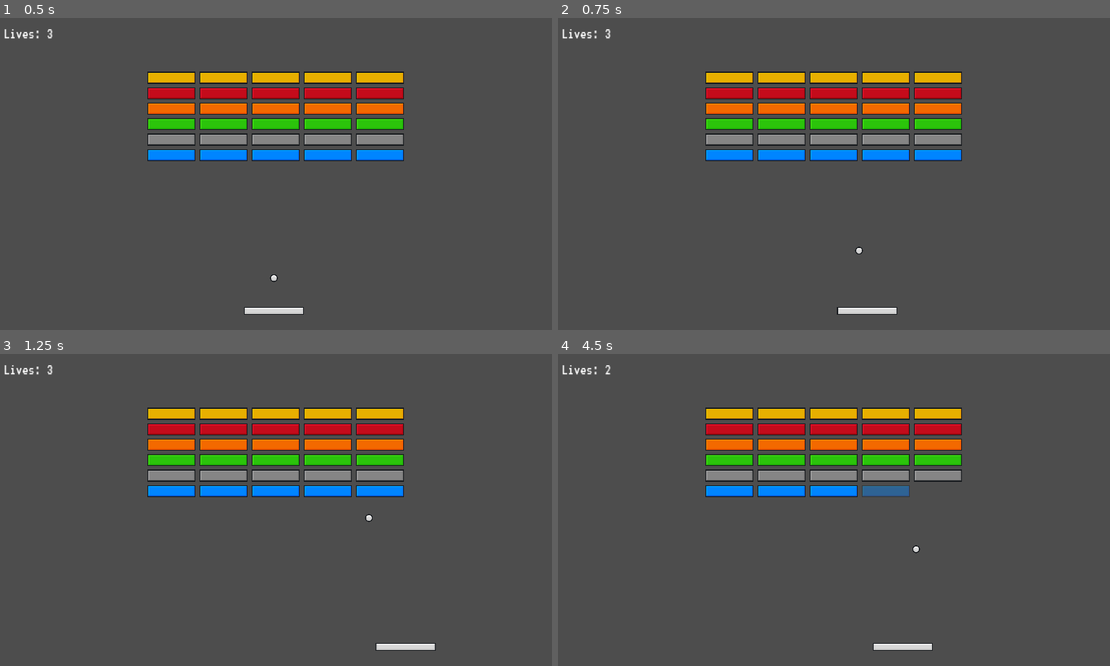
Above: before the commit, frames 1-4 (two rows, left to right).
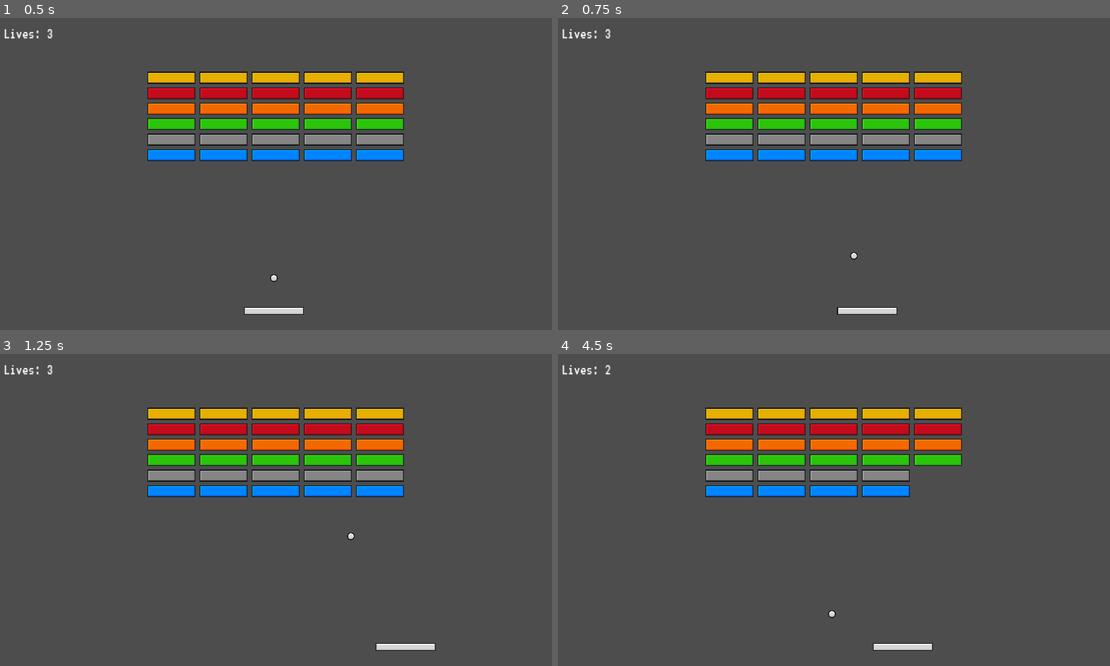
Above: after the commit, the same moments.

Repository: erenliving/brick-breaker-tutorial
Game: Godot game, scene res://scenes/main.tscn
Same seed, same stepped clock (60 frames per second), same inputs: the game is played once before the commit and once after it.
Inputs:
- Up to frame 1 (0.5 s): no input
- Up to frame 2 (0.75 s): tap Enter at 0.5 s; hold D (right) from 0.53 s (still down)
- Up to frame 3 (1.25 s): keep holding D (right)
- Up to frame 4 (4.5 s): release D (right) at 1.28 s; hold A (left) 1.28-2.03 s; hold D (right) 2.03-3.53 s; hold A (left) from 3.53 s (still down)

Frame 1 is identical in both runs. In frame 2, less than 0.1% of the frame differs, in the area x 52-56%, y 73-78%; in frame 3, less than 0.1%; in frame 4, 0.7%, in the area x 48-74%, y 36-85%.

Commit message:
Updating ball collision physics

Diff:
--- a/scripts/ball.gd
+++ b/scripts/ball.gd
@@ -9,8 +9,9 @@
 
 var speed_up_factor = 1.05
 var start_position: Vector2
+var last_collider_id
 
-@export var ball_speed = 20
+@export var ball_speed = 18
 @export var lives = 3
 @export var death_zone: DeathZone
 @export var ui: UI
@@ -20,6 +21,7 @@
 func _ready():
 	start_position = position
 	death_zone.life_lost.connect(on_life_lost)
+
 
 func _physics_process(delta):
 	var collision = move_and_collide(velocity * ball_speed * delta)
@@ -32,6 +34,34 @@
 	if collider is Brick:
 		collider.decrease_level()
 
+	if (collider is Brick or collider is Paddle):
+		ball_collision(collider)
+
+
+func ball_collision(collider):
+	var ball_width = collision_shape_2d.shape.get_rect().size.x
+	var ball_center_x = position.x
+	var collider_width = collider.get_width()
+	var collider_center_x = collider.position.x
+
+	var velocity_xy = velocity.length()
+
+	var collision_x = (ball_center_x - collider_center_x) / (collider_width / 2)
+
+	var new_velocity = Vector2.ZERO
+	new_velocity.x = velocity_xy * collision_x
+
+	if (collider.get_rid() == last_collider_id and collider is Brick):
+		new_velocity.x = new_velocity.rotated(deg_to_rad(randf_range(-45,45))).x * 10
+	else:
+		last_collider_id = collider.get_rid()
+
+	new_velocity.y = sqrt(absf(velocity_xy * velocity_xy - new_velocity.x * new_velocity.x)) * (-1 if velocity.y > 0 else 1)
+	var speed_multiplier = speed_up_factor if collider is Paddle else 1
+
+	velocity = (new_velocity * speed_multiplier).limit_length(VELOCITY_LIMIT)
+
+
 func start_ball():
 	position = start_position
 	randomize()
@@ -39,9 +69,11 @@
 	# Set a random Vector2 to fire the ball in an upwards direction
 	velocity = Vector2(randf_range(-1, 1), randf_range(-.1, -1)).normalized() * ball_speed
 
+
 func reset_ball():
 	position = start_position
 	velocity = Vector2.ZERO
+
 
 func on_life_lost():
 	lives -= 1
--- a/scripts/brick_spawner.gd
+++ b/scripts/brick_spawner.gd
@@ -6,8 +6,8 @@
 const COLUMNS = 5
 const ROWS = 6
 
-@onready var ball = $Ball as Ball
-@onready var ui = $UI as UI
+@onready var ball = $"../Ball" as Ball
+@onready var ui = $"../UI" as UI
 
 @export var brick_scene: PackedScene
 @export var margin: Vector2 = Vector2(8, 8)
--- a/scripts/paddle.gd
+++ b/scripts/paddle.gd
@@ -46,3 +46,6 @@
 
 func on_ball_lost():
 	is_ball_started = false
+
+func get_width():
+	return collision_shape_2d.shape.get_rect().size.x
